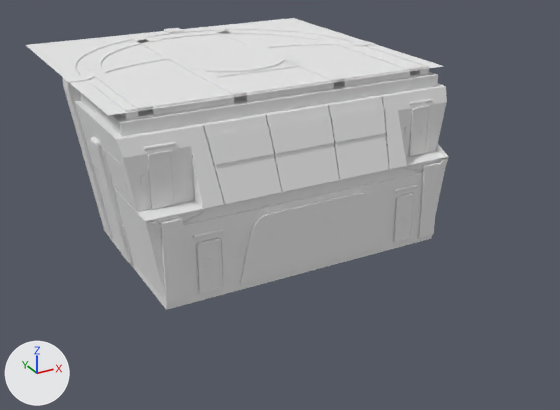
The Blender file BlenderSource/MonitorShuttlebay.blend, before and after one commit.
Both versions are drawn from a 50 mm camera at (-49.7, -110.8, 54.7) aimed at (4.3, -12.6, 5.6). The axes (+X, +Y, +Z) are drawn at lower left. The lights are the same throughout.
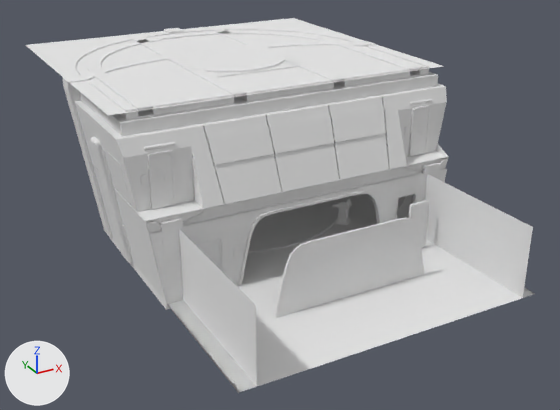
Commit message: Add rear shuttlebay room

Location of each change, (x1, y1, x2, y2) in pixels of the pictures (560 x 410 px; the box of a moved part takes in the faces that stretch with it):
'Cube', reshaped
    before: (26, 18, 449, 310)
    after: (26, 18, 535, 393)
part 1 of me_cube_001, added
    after: (274, 218, 425, 318)
part 2 of me_cube_001, moved or reshaped
    before: (393, 193, 416, 242)
    after: (150, 169, 535, 393)

Edits to the bpy script that builds the scene:
```text
Change me_cube_001:
    used by ob_cube; location = (2.5, -2.4, 0.5); scale = (6.59, 6.59, 6.59)
    remove me_cube_001.from_pydata(...)  # 10682 vertices, 9211 faces; spans x -3.99..4.41, y -3.32..4.73, z -0.16..3.94
    add me_cube_001.from_pydata(...)  # 10973 vertices, 9428 faces; spans x -3.99..4.41, y -6.64..4.73, z -0.16..3.94
    me_cube_001 part 1: a new loose piece of 28 vertices spanning x -1.65..2.07, y -4.85..-4.81, z 0.0..1.5, in mat_chaffeetexture (white #e7e7e7)
    me_cube_001 part 2: 278 vertices moved from x 2.41..2.93, y -3.31..-3.25, z 0.02..1.19 to x 2.41..2.93, y -3.82..-3.75, z 0.02..1.19; 263 vertices added at x -3.58..3.82, y -6.64..-3.26, z -0.02..1.64
```
